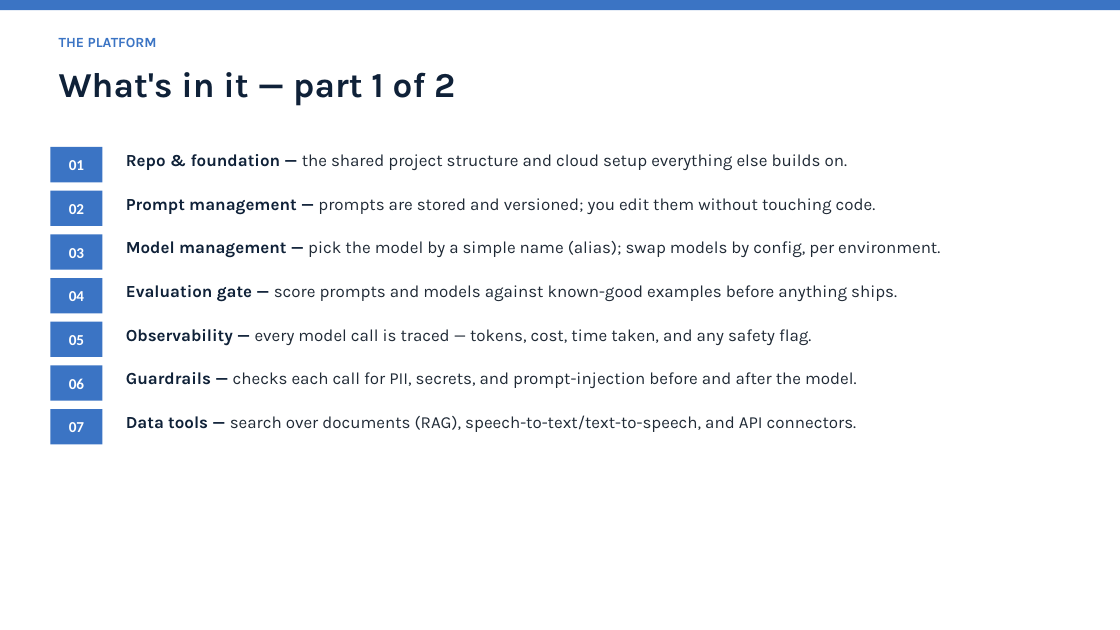
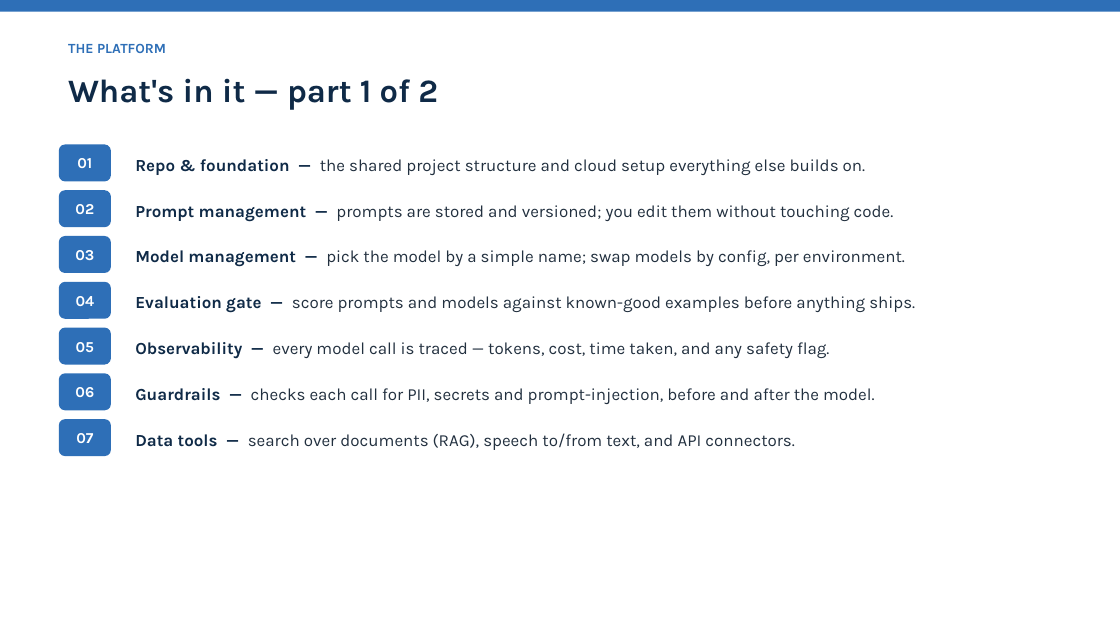
Before and after one commit to shyamanugu/LLMOps, a slide deck: slide 3 of usecases/ai_pipeline 2/deck/AI_Pipeline_LLMOps.pptx. Drawn at 1120x630 pixels with LibreOffice and Linux fonts; fonts in the diff are those of the drawing. Boxes give left, top, right and bottom in pixels: in the first picture for what was removed or moved away, otherwise in the second. Text is boxed around its words. In the diff, an @@ line names an element or a change of style, - is before the commit and + after.

```diff
--- a/usecases/ai_pipeline 2/deck/AI_Pipeline_LLMOps.pptx
+++ b/usecases/ai_pipeline 2/deck/AI_Pipeline_LLMOps.pptx
@@ rectangle at [0, 0, 1120, 12]: fill #3B74C4 to #2E6FB7 @@
@@ text "THE PLATFORM": place and size @@
-text "THE PLATFORM" at [59, 37, 157, 47]
+text "THE PLATFORM" at [68, 44, 166, 53]
@@ text "THE PLATFORM" at [68, 44, 166, 53]: text colour #3B74C4 to #2E6FB7 @@
@@ text "What's in it — part ...": place and size @@
-text "What's in it — part ..." at [59, 72, 455, 106]
+text "What's in it — part ..." at [68, 78, 438, 110]
@@ text "What's in it — part ..." at [68, 78, 438, 110]: size 30 to 28 pt, text colour #0F2138 to #0F2A47 @@
@@ text "Repo & foundation — the ...": place and size @@
-text "Repo & foundation — the ..." at [126, 154, 847, 170]
+text "Repo & foundation — the ..." at [135, 159, 865, 175]
@@ text "Repo & foundation — the ..." at [135, 159, 865, 175]: text colour #0F2138 to #0F2A47 in "Repo & foundation —"; text colour #202A36 to #22303F in "the shared project structure and cloud setup ..."; vertical alignment top to middle @@
@@ text "Prompt management — prompts are ...": place and size @@
-text "Prompt management — prompts are ..." at [126, 198, 876, 215]
+text "Prompt management — prompts are ..." at [135, 205, 894, 222]
@@ text "Prompt management — prompts are ..." at [135, 205, 894, 222]: text colour #0F2138 to #0F2A47 in "Prompt management —"; text colour #202A36 to #22303F in "prompts are stored and versioned; you edit ..."; vertical alignment top to middle @@
@@ 3 rounded rectangles: place and size @@
-3 rounded rectangles at [50, 147, 103, 270]
+3 rounded rectangles at [59, 145, 111, 273]
@@ text at [135, 250, 905, 267]: text changed; text colour #202A36 to #22303F @@
-Model management — pick the model by a simple name (alias); swap models by config, per environment.
+Model management — pick the model by a simple name; swap models by config, per environment.
@@ rounded rectangle "04": place and size @@
-rounded rectangle "04" at [50, 278, 103, 313]
+rounded rectangle "04" at [59, 281, 111, 318]
@@ text "Evaluation gate — score prompts ...": place and size @@
-text "Evaluation gate — score prompts ..." at [126, 285, 897, 302]
+text "Evaluation gate — score prompts ..." at [135, 296, 915, 313]
@@ text "Evaluation gate — score prompts ..." at [135, 296, 915, 313]: text colour #0F2138 to #0F2A47 in "Evaluation gate —"; text colour #202A36 to #22303F in "score prompts and models against known-good examples ..."; vertical alignment top to middle @@
@@ rounded rectangle "05": place and size @@
-rounded rectangle "05" at [50, 322, 103, 357]
+rounded rectangle "05" at [59, 328, 111, 365]
@@ text "Observability — every model call ...": place and size @@
-text "Observability — every model call ..." at [126, 329, 811, 346]
+text "Observability — every model call ..." at [135, 342, 829, 359]
@@ text "Observability — every model call ..." at [135, 342, 829, 359]: text colour #0F2138 to #0F2A47 in "Observability —"; text colour #202A36 to #22303F in "every model call is traced — tokens, ..."; vertical alignment top to middle @@
@@ rounded rectangle "06": place and size @@
-rounded rectangle "06" at [50, 365, 103, 401]
+rounded rectangle "06" at [59, 374, 111, 411]
@@ text at [135, 388, 875, 404]: text changed; text colour #202A36 to #22303F @@
-Guardrails — checks each call for PII, secrets, and prompt-injection before and after the model.
+Guardrails — checks each call for PII, secrets and prompt-injection, before and after the model.
@@ font Calibri to Karla; more space between paragraphs; rectangle to rounded rectangle; fill #3B74C4 to #2E6FB7 in 7 elements at [59, 191, 111, 228], [59, 145, 111, 181], [59, 236, 111, 273], [59, 281, 111, 318], [59, 328, 111, 365], [59, 374, 111, 411], [59, 419, 111, 456] @@
@@ rounded rectangle "07": place and size @@
-rounded rectangle "07" at [50, 409, 103, 444]
+rounded rectangle "07" at [59, 419, 111, 456]
@@ vertical alignment top to middle in 3 elements at [135, 388, 875, 404], [135, 250, 905, 267], [135, 433, 794, 450] @@
@@ text at [135, 433, 794, 450]: text changed; text colour #202A36 to #22303F @@
-Data tools — search over documents (RAG), speech-to-text/text-to-speech, and API connectors.
+Data tools — search over documents (RAG), speech to/from text, and API connectors.
```
Also in this commit, not shown: 8 other slides changed, 3 slides added, 1 slide removed, 1 other file.
